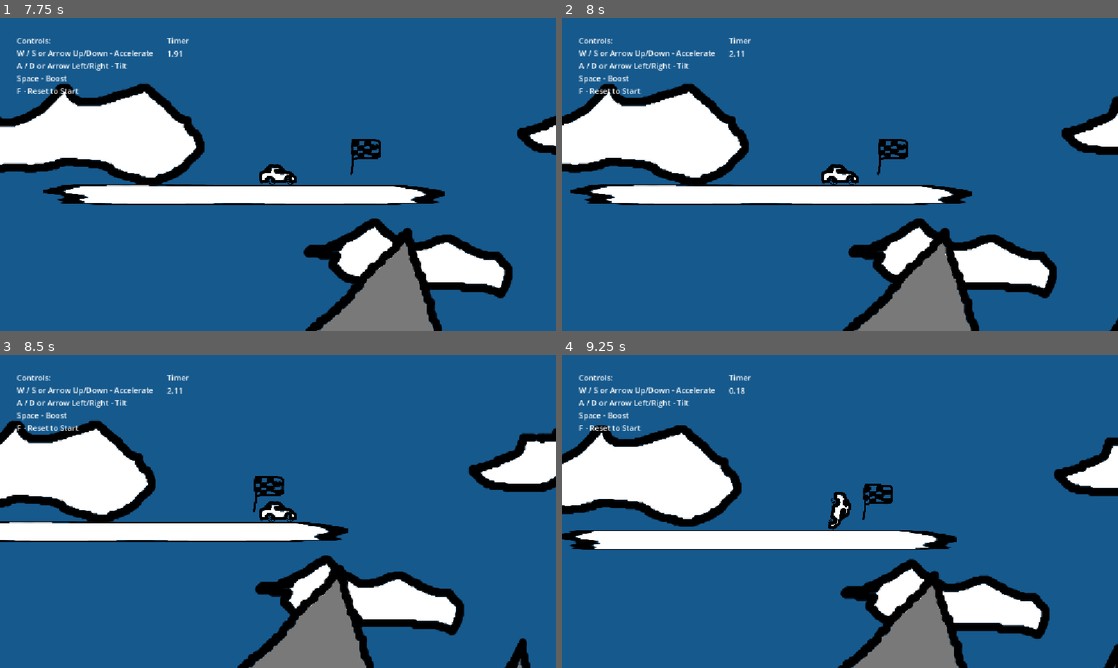
Above: before the commit, frames 1-4 (two rows, left to right).
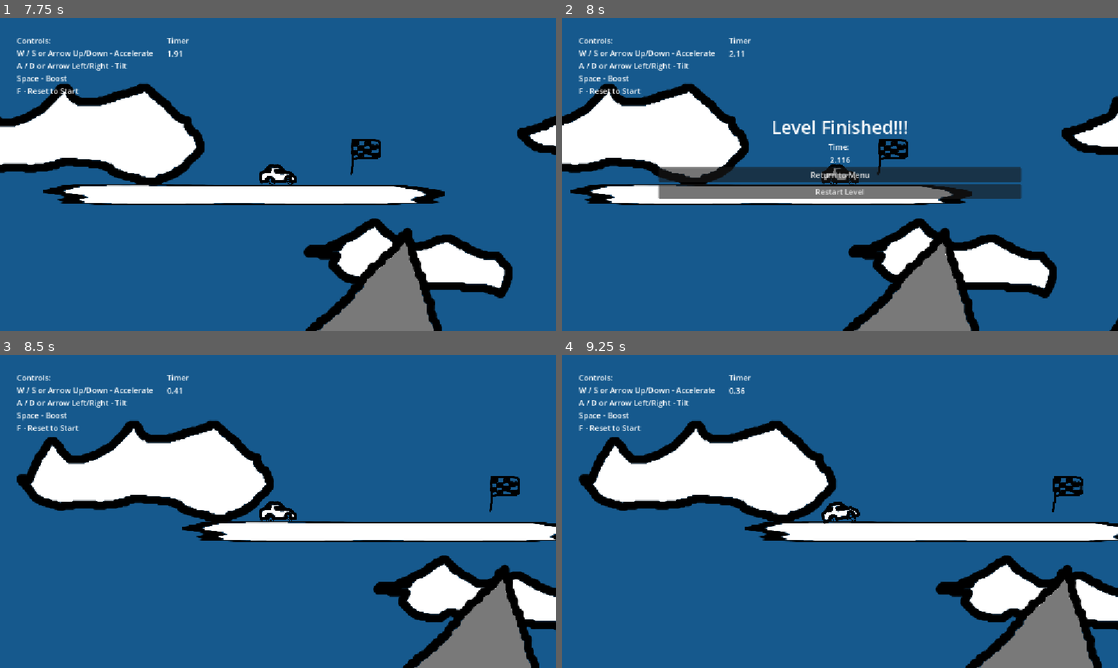
Above: after the commit, the same moments.

Repository: Toemmsen96/crappy-wheels
Game: Godot game, scene res://scenes/level_builder.tscn
Two runs of this game, one before a commit and one after it. Both use one fixed random seed, a clock stepped at 60 frames per second and the inputs below. This scene is started directly instead of the project's main scene.
Inputs (mouse positions are in pixels of both pictures, inside the frame that each line leads up to):
- Up to frame 1 (7.75 s): click (244, 46) at 0.52 s; type "Alex" at 0.6 s; click "Finish" at 1.25 s; click "Start" at 2 s; click "Start" at 2.75 s; click "Floor" at 3.5 s; click "Ball" at 4.25 s; click "Snap to grid" at 5 s; click "Test" at 5.75 s; move the mouse to (250, 237) at 6.52 s; hold Up (move_up) 6.53-7.25 s; tap Space (boost) at 6.6 s; click (250, 237) at 6.67 s; drag from (444, 221) to (250, 237) at 7.27 s
- Up to frame 2 (8 s): no input
- Up to frame 3 (8.5 s): click (278, 527) at 8 s, where only the run after the commit has a clickable "Restart Level"
- Up to frame 4 (9.25 s): move the mouse to (673, 464) at 8.77 s; hold A (move_left) from 8.78 s (still down); tap F (interact) at 8.85 s; click (673, 464) at 8.92 s

Frame 1 is identical in both runs. In frame 2, 6.0% of the frame differs, in the area x 17-83%, y 32-58%; in frame 3, 31%, in the area x 0-100%, y 10-100%; in frame 4, 30%.

Commit message:
✨ level finish screen

Diff:
--- a/scenes/finish.tscn
+++ b/scenes/finish.tscn
@@ -6,9 +6,11 @@
 [sub_resource type="RectangleShape2D" id="RectangleShape2D_kuy6b"]
 size = Vector2(83, 45.5)
 
-[node name="Finish" type="Node2D" unique_id=1487630266 node_paths=PackedStringArray("finishcollider")]
+[node name="Finish" type="Node2D" unique_id=1487630266 node_paths=PackedStringArray("finishcollider", "time_label", "finish_ui")]
 script = ExtResource("1_07gpw")
 finishcollider = NodePath("Area2D")
+time_label = NodePath("CanvasLayer/MarginContainer/VBoxContainer/Time")
+finish_ui = NodePath("CanvasLayer")
 
 [node name="Area2D" type="Area2D" parent="." unique_id=1345871448]
 collision_mask = 2
@@ -24,3 +26,46 @@
 offset_bottom = 14.0
 texture = ExtResource("1_5nbog")
 expand_mode = 2
+
+[node name="CanvasLayer" type="CanvasLayer" parent="." unique_id=532036279]
+
+[node name="MarginContainer" type="MarginContainer" parent="CanvasLayer" unique_id=1769391261]
+anchors_preset = 15
+anchor_right = 1.0
+anchor_bottom = 1.0
+grow_horizontal = 2
+grow_vertical = 2
+theme_override_constants/margin_left = 200
+theme_override_constants/margin_top = 200
+theme_override_constants/margin_right = 200
+theme_override_constants/margin_bottom = 200
+
+[node name="VBoxContainer" type="VBoxContainer" parent="CanvasLayer/MarginContainer" unique_id=1822439419]
+layout_mode = 2
+
+[node name="FinishedLabel" type="Label" parent="CanvasLayer/MarginContainer/VBoxContainer" unique_id=1178583220]
+layout_mode = 2
+theme_override_font_sizes/font_size = 37
+text = "Level Finished!!!"
+horizontal_alignment = 1
+
+[node name="Timelabel" type="Label" parent="CanvasLayer/MarginContainer/VBoxContainer" unique_id=184529422]
+layout_mode = 2
+text = "Time: "
+horizontal_alignment = 1
+
+[node name="Time" type="Label" parent="CanvasLayer/MarginContainer/VBoxContainer" unique_id=11675918]
+layout_mode = 2
+text = "XX"
+horizontal_alignment = 1
+
+[node name="ReturnToMenu" type="Button" parent="CanvasLayer/MarginContainer/VBoxContainer" unique_id=72619692]
+layout_mode = 2
+text = "Return to Menu"
+
+[node name="Restart" type="Button" parent="CanvasLayer/MarginContainer/VBoxContainer" unique_id=1344728293]
+layout_mode = 2
+text = "Restart Level"
+
+[connection signal="pressed" from="CanvasLayer/MarginContainer/VBoxContainer/ReturnToMenu" to="." method="_on_ReturnToMenuButton_pressed"]
+[connection signal="pressed" from="CanvasLayer/MarginContainer/VBoxContainer/Restart" to="." method="_on_RestartButton_pressed"]
--- a/scenes/map/finish.gd
+++ b/scenes/map/finish.gd
@@ -1,10 +1,13 @@
 extends Node2D
 
 @export var finishcollider: Area2D
+@export var time_label: Label
+@export var finish_ui: CanvasLayer
 
 # Called when the node enters the scene tree for the first time.
 func _ready() -> void:
 	finishcollider.body_entered.connect(_on_finishcollider_body_entered)
+	finish_ui.hide()
 
 
 # Called every frame. 'delta' is the elapsed time since the previous frame.
@@ -14,3 +17,13 @@
 func _on_finishcollider_body_entered(_body: Node) -> void:
 	if _body.name == "Player":
 		GameState.finish_level()
+		time_label.text = str(GameState.time_elapsed).pad_decimals(3)
+		finish_ui.show()
+
+
+func _on_ReturnToMenuButton_pressed() -> void:
+	get_tree().change_scene_to_file(ScenePaths.MAIN_MENU)
+
+func _on_RestartButton_pressed() -> void:
+	GameState.reset()
+	get_tree().reload_current_scene()
--- a/scenes/ui.tscn
+++ b/scenes/ui.tscn
@@ -9,6 +9,7 @@
 anchor_bottom = 1.0
 grow_horizontal = 2
 grow_vertical = 2
+mouse_filter = 2
 script = ExtResource("1_nt7q6")
 time_label = NodePath("MarginContainer/HBoxContainer2/MarginContainer2/VBX/elapsed")
 
@@ -19,6 +20,7 @@
 anchor_bottom = 1.0
 grow_horizontal = 2
 grow_vertical = 2
+mouse_filter = 2
 theme_override_constants/margin_left = 25
 theme_override_constants/margin_top = 25
 theme_override_constants/margin_right = 25
@@ -26,9 +28,11 @@
 
 [node name="HBoxContainer2" type="HBoxContainer" parent="MarginContainer" unique_id=439341591]
 layout_mode = 2
+mouse_filter = 2
 
 [node name="MarginContainer" type="MarginContainer" parent="MarginContainer/HBoxContainer2" unique_id=721737399]
 layout_mode = 2
+mouse_filter = 2
 theme_override_constants/margin_left = 10
 theme_override_constants/margin_top = 10
 theme_override_constants/margin_right = 10
@@ -36,6 +40,7 @@
 
 [node name="VBX2" type="VBoxContainer" parent="MarginContainer/HBoxContainer2/MarginContainer" unique_id=786641405]
 layout_mode = 2
+mouse_filter = 2
 
 [node name="Controls" type="Label" parent="MarginContainer/HBoxContainer2/MarginContainer/VBX2" unique_id=335414171]
 layout_mode = 2
@@ -47,6 +52,7 @@
 
 [node name="MarginContainer2" type="MarginContainer" parent="MarginContainer/HBoxContainer2" unique_id=1796876632]
 layout_mode = 2
+mouse_filter = 2
 theme_override_constants/margin_left = 10
 theme_override_constants/margin_top = 10
 theme_override_constants/margin_right = 10
@@ -54,6 +60,7 @@
 
 [node name="VBX" type="VBoxContainer" parent="MarginContainer/HBoxContainer2/MarginContainer2" unique_id=947943161]
 layout_mode = 2
+mouse_filter = 2
 
 [node name="Timer" type="Label" parent="MarginContainer/HBoxContainer2/MarginContainer2/VBX" unique_id=2068472665]
 layout_mode = 2
